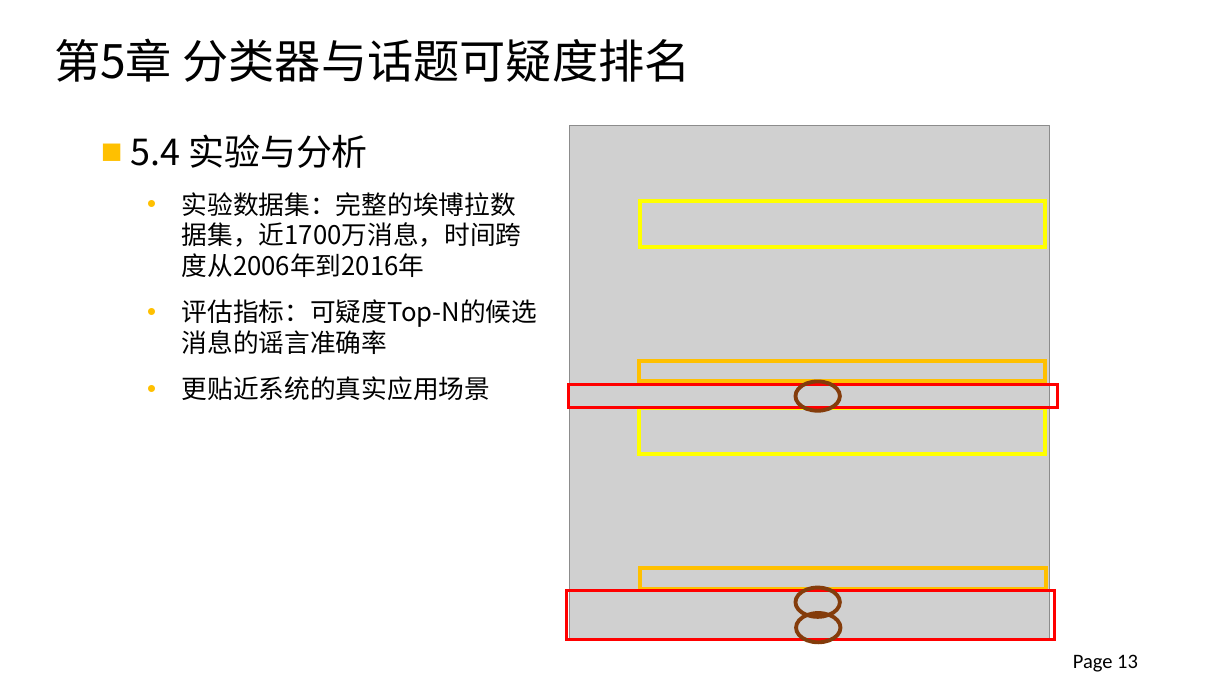
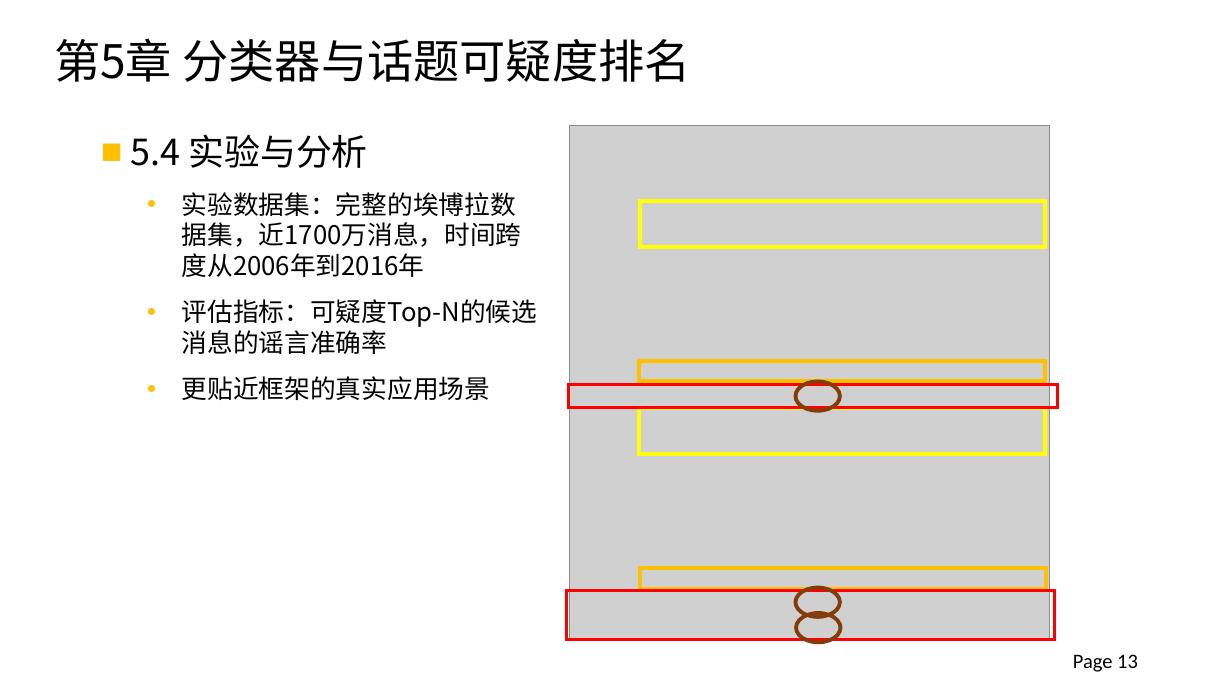
Before and after one commit to xinke0802/DataProcess, a slide deck: slide 13 of 2012013297_钟仰新_毕设论文答辩.pptx. Drawn at 1232x693 pixels with LibreOffice and Linux fonts; fonts in the diff are those of the drawing; grey boxes stand for pictures; background and template pictures are left out. Boxes give left, top, right and bottom in pixels: in the first picture for what was removed or moved away, otherwise in the second. Text is boxed around its words. In the diff, an @@ line names an element or a change of style, - is before the commit and + after.

```diff
--- a/2012013297_钟仰新_毕设论文答辩.pptx
+++ b/2012013297_钟仰新_毕设论文答辩.pptx
@@ text at <box>182,376,490,400</box>: text changed @@
-  • 更贴近系统的真实应用场景
+  • 更贴近框架的真实应用场景
```
Also in this commit, not shown: 11 other slides changed, 1 other file.
